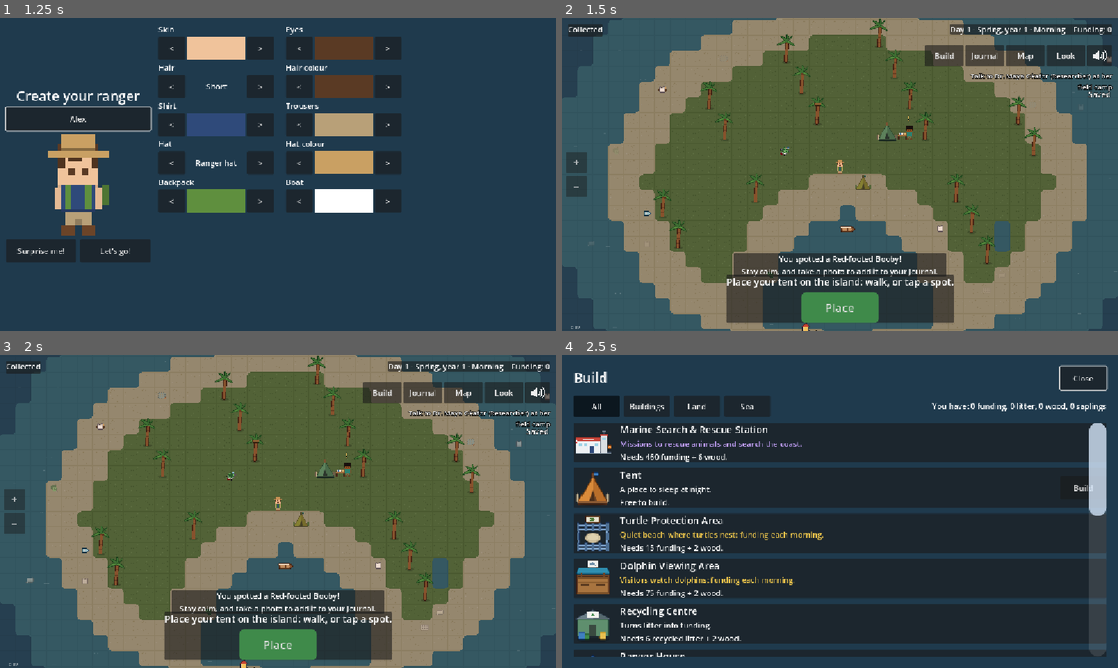
Above: before the commit, frames 1-4 (two rows, left to right).
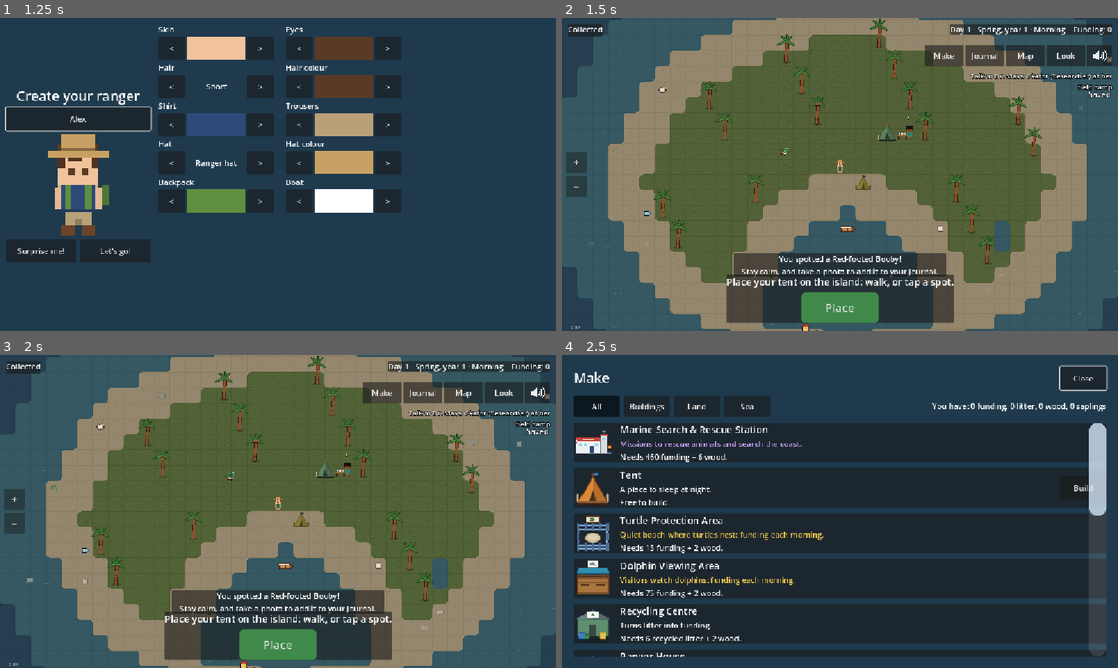
Above: after the commit, the same moments.

Repository: detronics-apps/ocean-haven
Game: Godot game, scene res://scenes/world/ocean_world.tscn
Two runs of this game, one before a commit and one after it. Both use one fixed random seed, a clock stepped at 60 frames per second and the inputs below.
Inputs (mouse positions are in pixels of both pictures, inside the frame that each line leads up to):
- Up to frame 1 (1.25 s): click (77, 118) at 0.52 s; type "Alex" at 0.6 s
- Up to frame 2 (1.5 s): click "Let's go!" at 1.25 s
- Up to frame 3 (2 s): no input
- Up to frame 4 (2.5 s): click "Build" (after the commit: "Make") at 2 s

Frame 1 is identical in both runs. In frame 2, less than 0.1% of the frame differs, in the area x 66-71%, y 10-14%; in frame 3, less than 0.1%; in frame 4, 0.1%, in the area x 2-9%, y 5-9%.

Commit message:
Build button is now Make; a turtle nest hatches 3-4 (those with room stay)
Co-Authored-By: Claude Opus 5.5 <noreply@anthropic.com>
Claude-Session: https://claude.ai/code/session_01TgTuR8CE1ck28M9f6vukjR

Diff:
--- a/data/people/finn.tres
+++ b/data/people/finn.tres
@@ -33,10 +33,10 @@
 [sub_resource type="Resource" id="Topic_3"]
 script = ExtResource("2_t")
 id = &"platform"
-lines = PackedStringArray("What do you think happened to the kelp?", "> Something ate it? | A storm?", "That's what I want to find out. A research platform out on the water would let us dive and study it. It's in your Build menu.")
+lines = PackedStringArray("What do you think happened to the kelp?", "> Something ate it? | A storm?", "That's what I want to find out. A research platform out on the water would let us dive and study it. It's in your Make menu.")
 objective = SubResource("Goal_3")
 thanks = PackedStringArray("A platform! Now we can see what's really going on down there.")
-reminder = PackedStringArray("The Kelp Research Platform is in your Build menu. From there we can survey the whole forest.")
+reminder = PackedStringArray("The Kelp Research Platform is in your Make menu. From there we can survey the whole forest.")
 
 [sub_resource type="Resource" id="Goal_4"]
 script = ExtResource("3_g")
@@ -87,7 +87,7 @@
 lines = PackedStringArray("What do you think lies past these waters?", "> More islands? | Let's go and see!", "Build this island's Exploration Ship beside two dock planks, and fit the Kelp Fibre to it. Then we'd find out.")
 objective = SubResource("Goal_7")
 thanks = PackedStringArray("Off you go, {name}. And the fish are back: I saw them myself.")
-reminder = PackedStringArray("The Exploration Ship goes beside two dock planks, from the Build menu. Fit the Kelp Fibre at the ship (Explore).")
+reminder = PackedStringArray("The Exploration Ship goes beside two dock planks, from the Make menu. Fit the Kelp Fibre at the ship (Explore).")
 
 [sub_resource type="Resource" id="Goal_8"]
 script = ExtResource("3_g")
@@ -114,10 +114,10 @@
 [sub_resource type="Resource" id="Topic_9"]
 script = ExtResource("2_t")
 id = &"refill"
-lines = PackedStringArray("Picking them up won't stop them coming. What could the cafe do instead?", "> No more cans? | Ask Ines!", "Ines has an idea, she told me. Talk to her: the Harbour Refill Bar is in your Build menu now.")
+lines = PackedStringArray("Picking them up won't stop them coming. What could the cafe do instead?", "> No more cans? | Ask Ines!", "Ines has an idea, she told me. Talk to her: the Harbour Refill Bar is in your Make menu now.")
 objective = SubResource("Goal_9")
 thanks = PackedStringArray("No new rings on the otters' rocks. Drinks from kegs that go back to be filled, and cups that get washed.", "I used to think the problem was out here in the water. Some of it starts on land.")
-reminder = PackedStringArray("The Harbour Refill Bar is in your Build menu. Ines knows how it works.")
+reminder = PackedStringArray("The Harbour Refill Bar is in your Make menu. Ines knows how it works.")
 
 [sub_resource type="Resource" id="Topic_10"]
 script = ExtResource("2_t")
--- a/data/people/imani.tres
+++ b/data/people/imani.tres
@@ -33,10 +33,10 @@
 [sub_resource type="Resource" id="Topic_3"]
 script = ExtResource("2_t")
 id = &"outpost"
-lines = PackedStringArray("What do you think lives in the dark?", "> Monsters? | Nothing at all?", "Ha! Let's find out. An outpost would let me take the submarine down. It's in your Build menu.")
+lines = PackedStringArray("What do you think lives in the dark?", "> Monsters? | Nothing at all?", "Ha! Let's find out. An outpost would let me take the submarine down. It's in your Make menu.")
 objective = SubResource("Goal_3")
 thanks = PackedStringArray("The outpost is up! Now we can go down.")
-reminder = PackedStringArray("The Deep-Ocean Outpost is in your Build menu.")
+reminder = PackedStringArray("The Deep-Ocean Outpost is in your Make menu.")
 
 [sub_resource type="Resource" id="Goal_4"]
 script = ExtResource("3_g")
@@ -100,7 +100,7 @@
 lines = PackedStringArray("What do you think lies past these waters?", "> More islands? | Let's go and see!", "Build this island's Exploration Ship beside two dock planks, and fit the Cargo Module to it. Then we'd find out.")
 objective = SubResource("Goal_8")
 thanks = PackedStringArray("Where next, {name}? North, maybe. The ice holds secrets too.")
-reminder = PackedStringArray("The Exploration Ship goes beside two dock planks, from the Build menu. Fit the Cargo Module at the ship (Explore).")
+reminder = PackedStringArray("The Exploration Ship goes beside two dock planks, from the Make menu. Fit the Cargo Module at the ship (Explore).")
 
 [sub_resource type="Resource" id="Goal_9"]
 script = ExtResource("3_g")
@@ -143,10 +143,10 @@
 script = ExtResource("2_t")
 id = &"netpoint"
 when = PackedStringArray("installed:cargo_module")
-lines = PackedStringArray("What if the fishers had somewhere to bring their old nets, and every new net carried its boat's mark?", "> Lost nets get found! | Ask Bram!", "Bram fished these waters for forty years. A Net Return Point by the dock would do both: it's in your Build menu.")
+lines = PackedStringArray("What if the fishers had somewhere to bring their old nets, and every new net carried its boat's mark?", "> Lost nets get found! | Ask Bram!", "Bram fished these waters for forty years. A Net Return Point by the dock would do both: it's in your Make menu.")
 objective = SubResource("Goal_9c")
 thanks = PackedStringArray("Old nets come back to be recycled, and a lost marked net gets reported and fetched. No new nets or line in the sea, anywhere.")
-reminder = PackedStringArray("The Net Return Point is in your Build menu: old nets recycled, new ones marked.")
+reminder = PackedStringArray("The Net Return Point is in your Make menu: old nets recycled, new ones marked.")
 
 [sub_resource type="Resource" id="Topic_10"]
 script = ExtResource("2_t")
--- a/data/people/kai.tres
+++ b/data/people/kai.tres
@@ -33,10 +33,10 @@
 [sub_resource type="Resource" id="Topic_3"]
 script = ExtResource("2_t")
 id = &"lab"
-lines = PackedStringArray("The reef here is mostly grey rubble. What do you think a reef needs to grow back?", "> New coral? | Clean water?", "Probably both, and more. A coral restoration lab would help us find out. It's in your Build menu.")
+lines = PackedStringArray("The reef here is mostly grey rubble. What do you think a reef needs to grow back?", "> New coral? | Clean water?", "Probably both, and more. A coral restoration lab would help us find out. It's in your Make menu.")
 objective = SubResource("Goal_3")
 thanks = PackedStringArray("A lab! Let's see what this reef needs.")
-reminder = PackedStringArray("The Coral Restoration Laboratory is in your Build menu.")
+reminder = PackedStringArray("The Coral Restoration Laboratory is in your Make menu.")
 
 [sub_resource type="Resource" id="Goal_4"]
 script = ExtResource("3_g")
@@ -87,7 +87,7 @@
 lines = PackedStringArray("What do you think lies past these waters?", "> More islands? | Let's go and see!", "Build this island's Exploration Ship beside two dock planks, and fit the Reef Limestone to it. Then we'd find out.")
 objective = SubResource("Goal_7")
 thanks = PackedStringArray("Off you go, {name}. Maybe the best design is the one that doesn't create the problem.")
-reminder = PackedStringArray("The Exploration Ship goes beside two dock planks, from the Build menu. Fit the Reef Limestone at the ship (Explore).")
+reminder = PackedStringArray("The Exploration Ship goes beside two dock planks, from the Make menu. Fit the Reef Limestone at the ship (Explore).")
 
 [sub_resource type="Resource" id="Goal_8"]
 script = ExtResource("3_g")
@@ -114,7 +114,7 @@
 script = ExtResource("2_t")
 id = &"filters"
 when = PackedStringArray("asked:filters")
-lines = PackedStringArray("Sanna sent you about the fibres? A filter in a washing machine catches them before they go down the drain.", "Some countries are starting to require them. I've drawn the plans: the Filter Workshop is in your Build menu here.")
+lines = PackedStringArray("Sanna sent you about the fibres? A filter in a washing machine catches them before they go down the drain.", "Some countries are starting to require them. I've drawn the plans: the Filter Workshop is in your Make menu here.")
 
 [sub_resource type="Resource" id="Topic_11"]
 script = ExtResource("2_t")
--- a/data/people/maya.tres
+++ b/data/people/maya.tres
@@ -53,12 +53,12 @@
 [sub_resource type="Resource" id="Topic_5"]
 script = ExtResource("2_t")
 id = &"station"
-lines = PackedStringArray("How do you think we'd see what's happening out on the water?", "> From a boat? | From up high?", "Good thinking! With a search and rescue station we could send boats out to look, and to help animals in trouble. Could you build one? It's in your Build menu.")
+lines = PackedStringArray("How do you think we'd see what's happening out on the water?", "> From a boat? | From up high?", "Good thinking! With a search and rescue station we could send boats out to look, and to help animals in trouble. Could you build one? It's in your Make menu.")
 objective = SubResource("Goal_5")
 thanks = PackedStringArray("A real station! I'm moving my notes in right away.")
-reminder = PackedStringArray("The Marine Search & Rescue Station is in your Build menu. I'll move my notes in as soon as it's up.")
+reminder = PackedStringArray("The Marine Search & Rescue Station is in your Make menu. I'll move my notes in as soon as it's up.")
 stuck_when = PackedStringArray("flag:build_menu_opened")
-stuck = PackedStringArray("You've looked in the Build menu? Building takes more than funding.", "Tom at the lighthouse has watched this island for fifty years. Ask him where to start.")
+stuck = PackedStringArray("You've looked in the Make menu? Building takes more than funding.", "Tom at the lighthouse has watched this island for fifty years. Ask him where to start.")
 
 [sub_resource type="Resource" id="Goal_6"]
 script = ExtResource("3_g")
@@ -141,10 +141,10 @@
 [sub_resource type="Resource" id="Topic_11"]
 script = ExtResource("2_t")
 id = &"boxes"
-lines = PackedStringArray("What could the boats pack their fish in instead?", "> Stronger boxes? | Ask Tom!", "Tom remembers how they did it in his father's day. A Box Return Depot by the dock could do the same: it's in your Build menu.")
+lines = PackedStringArray("What could the boats pack their fish in instead?", "> Stronger boxes? | Ask Tom!", "Tom remembers how they did it in his father's day. A Box Return Depot by the dock could do the same: it's in your Make menu.")
 objective = SubResource("Goal_11")
 thanks = PackedStringArray("No more foam! The same boxes go out on the boats, trip after trip.", "We didn't just clean the beach this time. We stopped it getting dirty.")
-reminder = PackedStringArray("The Box Return Depot is in your Build menu: sturdy boxes that come back to be washed and used again.")
+reminder = PackedStringArray("The Box Return Depot is in your Make menu: sturdy boxes that come back to be washed and used again.")
 
 [sub_resource type="Resource" id="Goal_12"]
 script = ExtResource("3_g")
--- a/data/people/rosa.tres
+++ b/data/people/rosa.tres
@@ -36,7 +36,7 @@
 lines = PackedStringArray("The young fish used to grow up in the pools back in the mangroves. Why do you think they've gone?", "> The pools are cut off? | The water's bad?", "Maybe both. A waterworks station could show us where the water goes, and where it doesn't.")
 objective = SubResource("Goal_3")
 thanks = PackedStringArray("Now we can see the water! Some of those pools haven't had fresh sea water in years.")
-reminder = PackedStringArray("The Waterworks Station is in your Build menu. Then we'll see where the water flows.")
+reminder = PackedStringArray("The Waterworks Station is in your Make menu. Then we'll see where the water flows.")
 
 [sub_resource type="Resource" id="Goal_4"]
 script = ExtResource("3_g")
@@ -87,7 +87,7 @@
 lines = PackedStringArray("What do you think lies past these waters?", "> More islands? | Let's go and see!", "Build this island's Exploration Ship beside two dock planks, and fit the Mangrove Resin to it. Then we'd find out.")
 objective = SubResource("Goal_7")
 thanks = PackedStringArray("Fair winds, {name}. There are more fish here than when I was young.")
-reminder = PackedStringArray("The Exploration Ship goes beside two dock planks, from the Build menu. Fit the Mangrove Resin at the ship (Explore).")
+reminder = PackedStringArray("The Exploration Ship goes beside two dock planks, from the Make menu. Fit the Mangrove Resin at the ship (Explore).")
 
 [sub_resource type="Resource" id="Goal_8"]
 script = ExtResource("3_g")
@@ -114,10 +114,10 @@
 [sub_resource type="Resource" id="Topic_9"]
 script = ExtResource("2_t")
 id = &"weaving"
-lines = PackedStringArray("What do you think people carried their fish in before plastic?", "> Baskets? | Ask Samuel!", "Samuel's family wove baskets. Ask him, then build a Weaving Workshop: it's in your Build menu now.")
+lines = PackedStringArray("What do you think people carried their fish in before plastic?", "> Baskets? | Ask Samuel!", "Samuel's family wove baskets. Ask him, then build a Weaving Workshop: it's in your Make menu now.")
 objective = SubResource("Goal_9")
 thanks = PackedStringArray("Baskets at the market! One basket lasts for years of market days, and when it wears out it rots away like a leaf.")
-reminder = PackedStringArray("The Weaving Workshop is in your Build menu. Samuel knows the leaves to use.")
+reminder = PackedStringArray("The Weaving Workshop is in your Make menu. Samuel knows the leaves to use.")
 
 [sub_resource type="Resource" id="Topic_10"]
 script = ExtResource("2_t")
--- a/data/people/sanna.tres
+++ b/data/people/sanna.tres
@@ -33,10 +33,10 @@
 [sub_resource type="Resource" id="Topic_3"]
 script = ExtResource("2_t")
 id = &"station"
-lines = PackedStringArray("Some of this ice is older than anyone alive. What do you think it remembers?", "> The weather long ago? | Nothing?", "Layers and layers of it! First we need a research station, on the rock. It's in your Build menu.")
+lines = PackedStringArray("Some of this ice is older than anyone alive. What do you think it remembers?", "> The weather long ago? | Nothing?", "Layers and layers of it! First we need a research station, on the rock. It's in your Make menu.")
 objective = SubResource("Goal_3")
 thanks = PackedStringArray("The station is up. Now we can watch the ice through the year.")
-reminder = PackedStringArray("The Polar Research Station goes on rock: it's in your Build menu.")
+reminder = PackedStringArray("The Polar Research Station goes on rock: it's in your Make menu.")
 
 [sub_resource type="Resource" id="Goal_4"]
 script = ExtResource("3_g")
@@ -116,7 +116,7 @@
 lines = PackedStringArray("The fibres come from laundry far away. How could we catch them before they reach the sea?", "> A filter? | Ask Kai!", "Kai the engineer at the Tropical Reef has been drawing a filter for washing machines. Build his Filter Workshop there.")
 objective = SubResource("Goal_9")
 thanks = PackedStringArray("Filters! The fibres are caught in every wash, before they reach the sea.", "It only works because so many people help. That's true of everything we've done.")
-reminder = PackedStringArray("Kai's Filter Workshop is in the Build menu on the Tropical Reef.")
+reminder = PackedStringArray("Kai's Filter Workshop is in the Make menu on the Tropical Reef.")
 
 [sub_resource type="Resource" id="Topic_10"]
 script = ExtResource("2_t")
--- a/data/regions/deep_sea.tres
+++ b/data/regions/deep_sea.tres
@@ -69,7 +69,7 @@
 kind = &"flag"
 target = &"deep_mapped"
 text = "Map the deep (6 of the 8 dark areas) and bring the island to 70 %"
-hint = "The dark patches are deep water nobody has mapped yet. Build Hydrophone Buoys and Deep Cameras (Build menu) to map them, or send a Submarine dive from the Deep-Ocean Outpost. Too many lamps and too much noise drive the animals away."
+hint = "The dark patches are deep water nobody has mapped yet. Build Hydrophone Buoys and Deep Cameras (Make menu) to map them, or send a Submarine dive from the Deep-Ocean Outpost. Too many lamps and too much noise drive the animals away."
 
 [sub_resource type="Resource" id="Goal_located"]
 script = ExtResource("4_goal")
--- a/data/regions/home_island.tres
+++ b/data/regions/home_island.tres
@@ -146,7 +146,7 @@
 kind = &"flag"
 target = &"wreck_found"
 text = "Find what's hidden off the coast (a coastal survey from your Marine Search & Rescue Station)"
-hint = "Build the Marine Search & Rescue Station (Build menu), then send its Coastal survey mission."
+hint = "Build the Marine Search & Rescue Station (Make menu), then send its Coastal survey mission."
 
 [sub_resource type="Resource" id="Goal_cleared"]
 script = ExtResource("2_goal")
--- a/data/regions/mangrove_coast.tres
+++ b/data/regions/mangrove_coast.tres
@@ -63,7 +63,7 @@
 kind = &"flag"
 target = &"mangrove_flowing"
 text = "Get the water flowing: link 4 nursery pools to the sea (island health 70 %)"
-hint = "Use the shovel (Build menu) to dig channels through the mud from the sea to the inland pools. The Waterworks Station's water flow survey shows which pools are cut off."
+hint = "Use the shovel (Make menu) to dig channels through the mud from the sea to the inland pools. The Waterworks Station's water flow survey shows which pools are cut off."
 
 [sub_resource type="Resource" id="Goal_resin"]
 script = ExtResource("4_goal")
--- a/scenes/ui/hud.tscn
+++ b/scenes/ui/hud.tscn
@@ -75,7 +75,7 @@
 custom_minimum_size = Vector2(80, 44)
 layout_mode = 2
 focus_mode = 0
-text = "Build"
+text = "Make"
 
 [node name="JournalButton" type="Button" parent="MenuBar" unique_id=1015447356]
 unique_name_in_owner = true
--- a/scripts/animals/nest.gd
+++ b/scripts/animals/nest.gd
@@ -138,10 +138,11 @@
 	if is_queued_for_deletion():
 		return  # already hatched this frame
 	var world := get_parent()
-	# Enough hatch to fill the room the island has for them (at least `hatchlings`); those
-	# stay, the rest swim off into the open ocean, as most real hatchlings do. A storm-hit
-	# nest's one hatchling is swept out too.
-	var count := 1 if storm_hit else clampi(island_room(self, species), species.hatchlings, MAX_HATCHLINGS)
+	# `hatchlings` or one more hatch (3-4 for turtles); those with room on the island stay, the
+	# rest swim off into the open ocean, as most real hatchlings do. While there's room the
+	# turtles nest every night, so the island fills up over a few nights. A storm-hit nest's
+	# one hatchling is swept out too.
+	var count := 1 if storm_hit else randi_range(species.hatchlings, species.hatchlings + 1)
 	for i in count:
 		var stays := not storm_hit and (species.stay_per_nest <= 0 or i < species.stay_per_nest)
 		var home := _area_with_room() if stays else null
@@ -156,10 +157,6 @@
 		baby.call("crawl_to_sea")
 	Journal.record_hatch(species, count)
 	queue_free()
-
-
-## Most hatchlings one nest can have (when the island has a lot of room for them).
-const MAX_HATCHLINGS := 12
 
 
 ## How many more of `species` the nesting areas on `at`'s island can take.
--- a/scripts/ui/build_menu.gd
+++ b/scripts/ui/build_menu.gd
@@ -21,7 +21,7 @@
 
 func _ready() -> void:
 	super()
-	_title.text = "Build"
+	_title.text = "Make"
 	var tabs := HBoxContainer.new()
 	tabs.add_theme_constant_override("separation", 8)
 	var group := ButtonGroup.new()
--- a/tests/test_nesting.gd
+++ b/tests/test_nesting.gd
@@ -84,8 +84,10 @@
 	clock.time_of_day = 0.85
 	await physics_frame
 	await process_frame
-	var young := get_nodes_in_group("animals").filter(func(a: Node) -> bool: return a.young)
-	_expect(young.size() == 3 and journal.hatched_count(&"green_turtle") == 3, "3 hatchlings")
+	var hatched := get_nodes_in_group("animals").filter(func(a: Node) -> bool: return a.young)
+	_expect(hatched.size() in [3, 4] and journal.hatched_count(&"green_turtle") == hatched.size(), "3-4 hatchlings (%d)" % hatched.size())
+	var young := hatched.filter(func(a: Node) -> bool: return not a.leaving)
+	_expect(young.size() == 3, "3 stay to fill the area, any more swim off (%d)" % young.size())
 	_expect(get_nodes_in_group("nests").size() == 0, "nest is empty after hatching")
 	for i in 900:
 		await physics_frame
@@ -132,11 +134,13 @@
 	nest.set("species", turtle_data)
 	nest.position = Vector2(480, 0)
 	world.add_child(nest)
+	var counted: int = journal.hatched_count(&"green_turtle")
+	var left_before := get_nodes_in_group("animals").filter(func(a: Node) -> bool: return a.leaving)
 	nest.hatch()
 	await physics_frame
-	var leavers := get_nodes_in_group("animals").filter(func(a: Node) -> bool: return a.leaving)
-	_expect(leavers.size() == 3, "no room: all 3 new hatchlings head for the open ocean")
-	_expect(journal.hatched_count(&"green_turtle") == 6, "they still count as hatchlings (6)")
+	var leavers := get_nodes_in_group("animals").filter(func(a: Node) -> bool: return a.leaving and not a in left_before)
+	_expect(leavers.size() in [3, 4], "no room: all 3-4 new hatchlings head for the open ocean (%d)" % leavers.size())
+	_expect(journal.hatched_count(&"green_turtle") == counted + leavers.size(), "they still count as hatchlings")
 	for i in 900:
 		await physics_frame
 		clock.time_of_day = 0.85
@@ -155,8 +159,9 @@
 	nest2.hatch()
 	await physics_frame
 	var leaving_now := get_nodes_in_group("animals").filter(func(a: Node) -> bool: return a.leaving).size()
-	_expect(second.animals_here() == second.capacity() and leaving_now == 0,
-		"hatchlings fill the empty second area (%d there, %d leaving)" % [second.animals_here(), leaving_now])
+	var hatched_now: int = second.animals_here() + leaving_now
+	_expect(hatched_now in [3, 4] and second.animals_here() == mini(hatched_now, second.capacity()),
+		"hatchlings move into the empty second area (%d there, %d leaving)" % [second.animals_here(), leaving_now])
 
 	# --- Loading a save re-links turtles to areas with room, not all to the nearest one ---
 	var areas := get_nodes_in_group("buildings").filter(func(b: Node) -> bool: return b.data.id == &"turtle_protection_area")
--- a/tests/test_seasons.gd
+++ b/tests/test_seasons.gd
@@ -53,7 +53,7 @@
 	clock.day = 20
 	_expect(young.mature(), "grown, it can nest too (no waiting for the next spring)")
 
-	# --- A nest fills the room there is; the rest swim off ---
+	# --- A nest hatches 3-4: those with room stay, the rest swim off ---
 	clock.day = 6
 	var area: Node = world.get_node("BuildMode").add_building(load("res://data/buildings/turtle_protection_area.tres"), Vector2i(14, -1))
 	clock.day = 50
@@ -71,8 +71,8 @@
 	nest.hatch()
 	var hatched: Array = babies.call()
 	var stayed: int = hatched.filter(func(a: Node) -> bool: return not a.leaving).size()
-	_expect(room > 0 and stayed == room and hatched.size() >= 3,
-		"%d hatchlings: %d stay to fill the room there is (%d), the rest swim off" % [hatched.size(), stayed, room])
+	_expect(room > 0 and hatched.size() in [3, 4] and stayed == mini(room, hatched.size()),
+		"%d hatchlings (3-4 a nest): %d stay in the room there is (%d), the rest swim off" % [hatched.size(), stayed, room])
 	for baby: Node in hatched:
 		baby.free()
 	var hit: Node2D = load("res://scenes/animals/nest.tscn").instantiate()
Not shown, changed: CLAUDE.md
